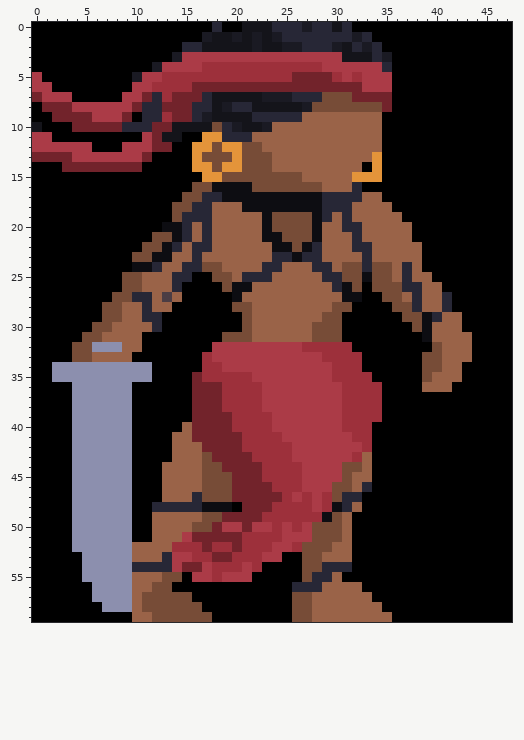
A pixel-art sprite gets an edit: System_Analysis_And_Design_CMPSC_140/TLKM/data/images/entities/player/idle/10.png. The first picture shows the starting point.
The file is 48x60 pixels.
Once edited:
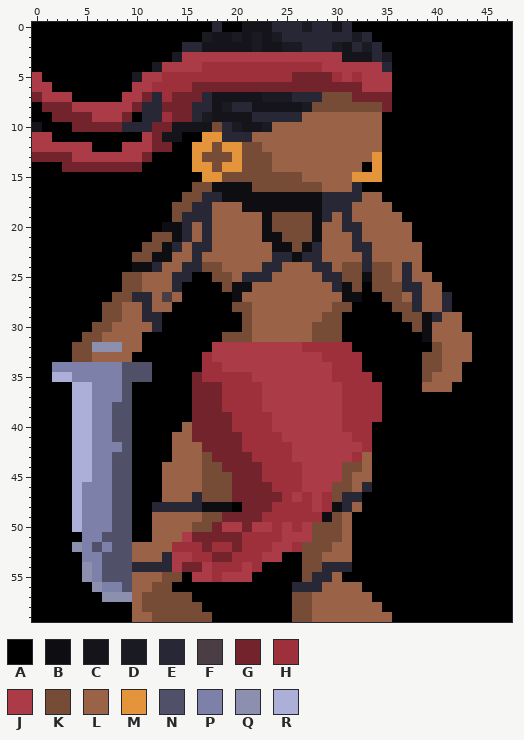
Palette (. is transparent): A #000000  B #0d0d12  C #14141a  D #1a1a23  E #272736  F #4b3d44  G #72232b  H #9d303b  J #ab3b47  K #774c37  L #9a6348  M #e4943a  N #505168  P #7d80a9  Q #8c8fae  R #acafd8
Diff:
@@ x 0..13 @@
 33 AAAAKKLLLLAAAA
-34 AAQQQQQQQQQQAA
-35 AAQQQQQQQQQQAA
-36 AAAAQQQQQQAAAA
-37 AAAAQQQQQQAAAA
-38 AAAAQQQQQQAAAA
-39 AAAAQQQQQQAAAA
-40 AAAAQQQQQQAAAA
-41 AAAAQQQQQQAAAA
-42 AAAAQQQQQQAAAA
-43 AAAAQQQQQQAAAA
-44 AAAAQQQQQQAAAL
-45 AAAAQQQQQQAAAL
-46 AAAAQQQQQQAAAL
-47 AAAAQQQQQQAAAL
-48 AAAAQQQQQQAAEE
-49 AAAAQQQQQQAALL
-50 AAAAQQQQQQAALL
-51 AAAAQQQQQQAALL
-52 AAAAQQQQQQLLLL
-53 AAAAAQQQQQLLLE
-54 AAAAAQQQQQEEEE
-55 AAAAAQQQQQLLLK
-56 AAAAAAQQQQLLKK
-57 AAAAAAQQQQLKKK
-58 AAAAAAAQQQLKKK
+34 AAPPPPPPPNNNAA
+35 AARRPPPPPNNNAA
+36 AAAARRPPPNAAAA
+37 AAAARRPPPNAAAA
+38 AAAARRPPNNAAAA
+39 AAAARRPPNNAAAA
+40 AAAARRPPNNAAAA
+41 AAAARRPPNNAAAA
+42 AAAARRPPPNAAAA
+43 AAAARRPPNNAAAA
+44 AAAARRPPNNAAAL
+45 AAAARRPPNNAAAL
+46 AAAARPPPNNAAAL
+47 AAAARPPPNNAAAL
+48 AAAARPPPNNAAEE
+49 AAAARPPPNNAALL
+50 AAAARPPPNNAALL
+51 AAAAAPPNNNAALL
+52 AAAAQPNPNNLLLL
+53 AAAAAPPNNNLLLE
+54 AAAAAQPNNNEEEE
+55 AAAAAQPNNNLLLK
+56 AAAAAAQPPNLLKK
+57 AAAAAAAQQQLKKK
+58 AAAAAAAAAALKKK
 59 AAAAAAAAAALLKK
Boxes around the changes in both pictures, in picture pixels (x1, y1, x2, y2):
changed: (52, 362, 152, 612)
